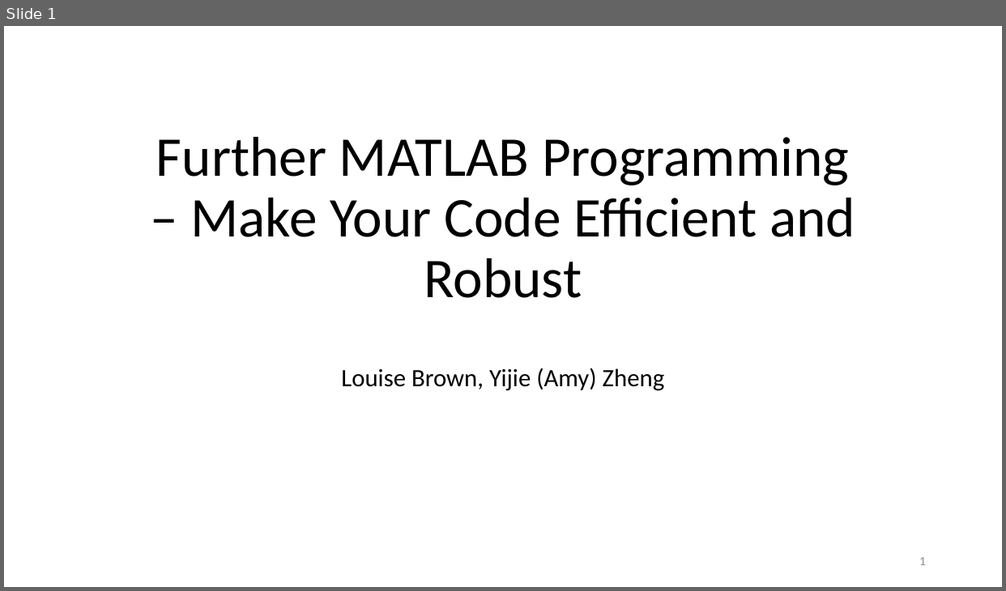
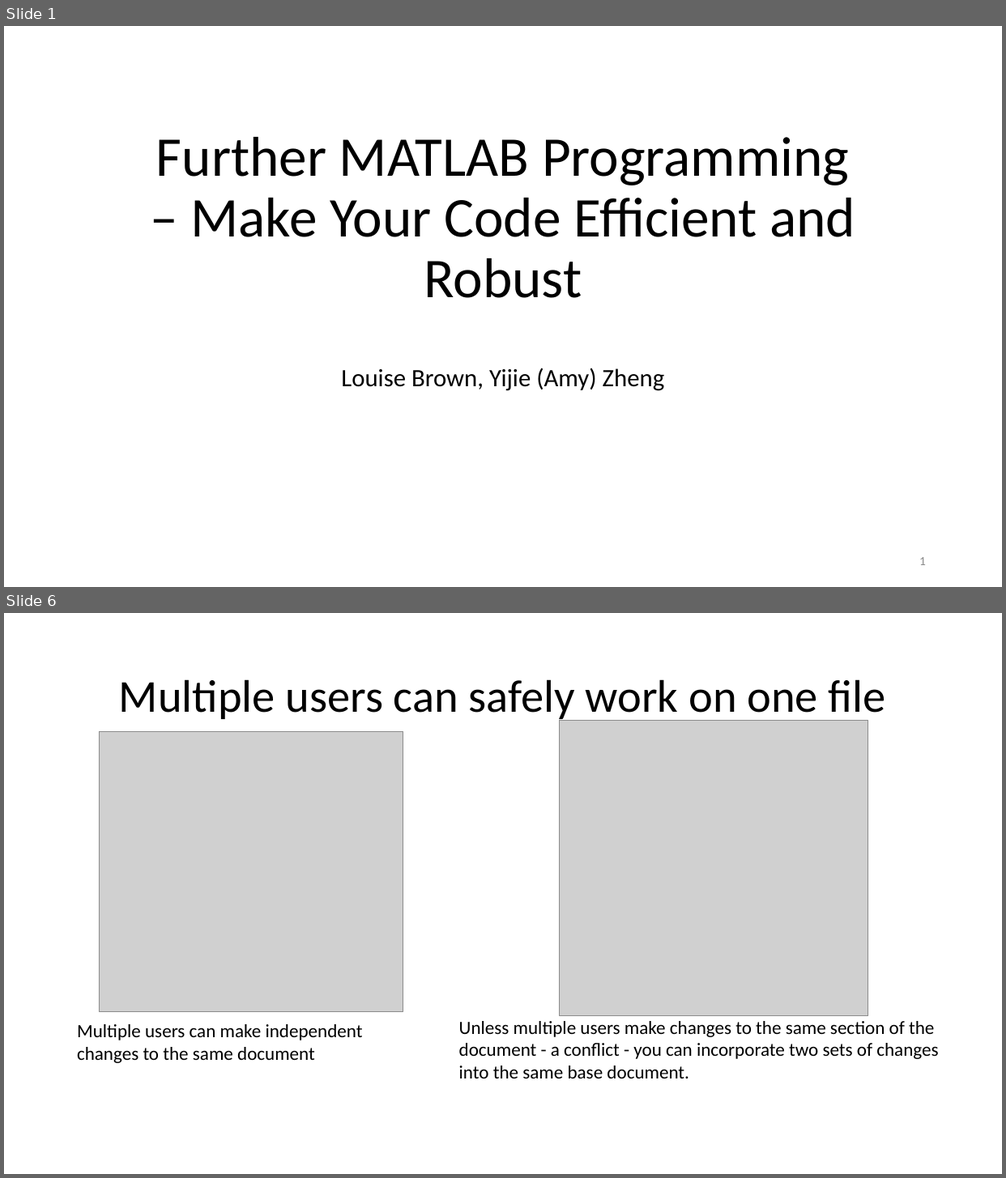
Before and after one commit to louisepb/Nottingham_Workshop, a slide deck: InstructorMaterials/Best Practices for Software Development using MATLAB.pptx. Shown one above the other, each under a label of ours: slide 1 before the commit, slides 1 and 6 after it; the slides between them are not shown. The pictures are 1006x591 and 1006x1178 pixels, drawn with LibreOffice and Linux fonts; fonts in the diff are those of the drawing; grey boxes stand for pictures. Boxes give left, top, right and bottom in pixels: in the first picture for what was removed or moved away, otherwise in the second. Text is boxed around its words. In the diff, an @@ line names an element or a change of style, - is before the commit and + after.

```diff
--- a/InstructorMaterials/Best Practices for Software Development using MATLAB.pptx
+++ b/InstructorMaterials/Best Practices for Software Development using MATLAB.pptx
@@ slide 6 added at [4,613,1002,1174], background #FFFFFF @@
@@ title added at [119,679,886,722], 44 pt, text #000000 @@
+Multiple users can safely work on one file
@@ picture added at [99,731,404,1012] @@
@@ picture added at [560,720,868,1016] @@
@@ text added at [77,1024,363,1063], 18 pt, text #000000 @@
+Multiple users can make independent changes to the same document
@@ text added at [459,1021,938,1079], 18 pt, text #000000 @@
+Unless multiple users make changes to the same section of the document - a conflict - you can incorporate two sets of changes into the same base document.
```
Also in this commit, not shown: 3 slides changed, 17 other slides added, 2 slides removed, 2 other files.
